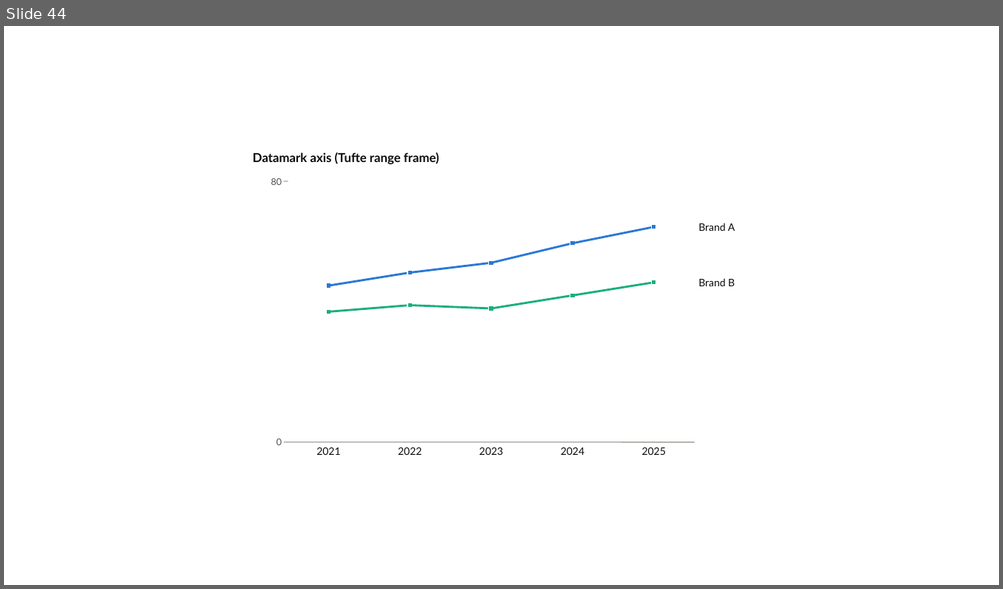
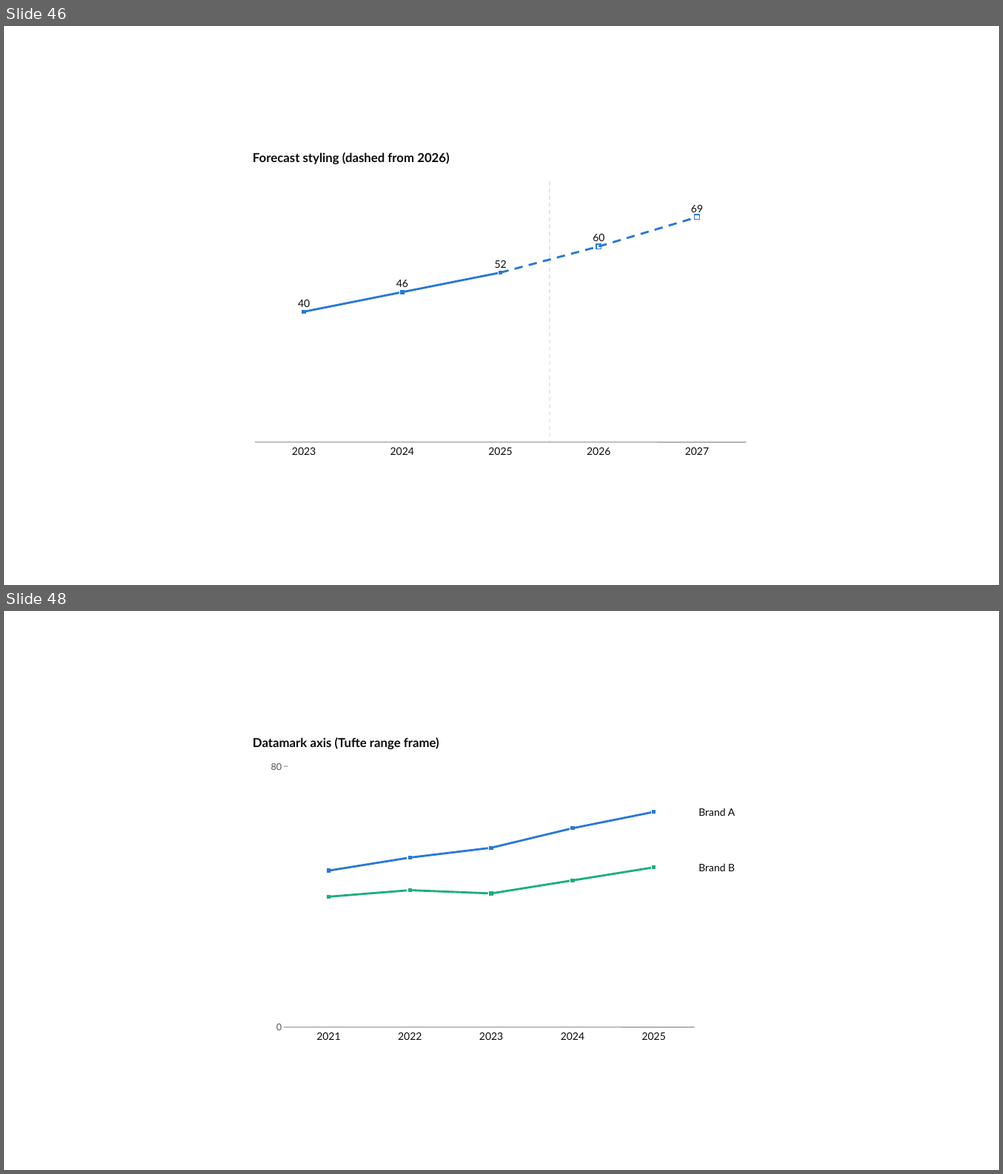
Before and after one commit to dannbleeker/PowerChart, a slide deck: examples/showcase.pptx. Shown one above the other, each under a label of ours: slide 44 before the commit, slides 46 and 48 after it; the slides between them are not shown. The pictures are 1003x589 and 1003x1174 pixels, drawn with LibreOffice and Linux fonts; fonts in the diff are those of the drawing. Boxes give left, top, right and bottom in pixels: in the first picture for what was removed or moved away, otherwise in the second. Text is boxed around its words. In the diff, an @@ line names an element or a change of style, - is before the commit and + after.

```diff
--- a/examples/showcase.pptx
+++ b/examples/showcase.pptx
@@ slide 46 added at (x1=4, y1=26, x2=999, y2=585), background #FFFFFF @@
@@ text added at (x1=253, y1=153, x2=449, y2=164), 12 pt, text #0B0B0B, bold @@
+Forecast styling (dashed from 2026)
@@ line added from (549, 181) to (549, 443), #E1E0D9 1 pt dashed @@
@@ line added from (599, 247) to (697, 217), #2A78D6 2 pt dashed @@
@@ text added at (x1=691, y1=205, x2=703, y2=215), 10 pt, text #0B0B0B @@
+69
@@ rectangle added at (x1=694, y1=215, x2=700, y2=220), fill #FFFFFF, outline #2A78D6 1 pt @@
@@ line added from (500, 273) to (599, 247), #2A78D6 2 pt dashed @@
@@ text added at (x1=592, y1=234, x2=604, y2=244), 10 pt, text #0B0B0B @@
+60
@@ rectangle added at (x1=597, y1=244, x2=602, y2=249), fill #FFFFFF, outline #2A78D6 1 pt @@
@@ text added at (x1=495, y1=261, x2=506, y2=268), 10 pt, text #0B0B0B @@
+52
@@ text added at (x1=396, y1=280, x2=408, y2=287), 10 pt, text #0B0B0B @@
+46
@@ rectangle added at (x1=399, y1=290, x2=404, y2=295), fill #2A78D6, outline #FFFFFF 1 pt @@
@@ line added from (402, 292) to (500, 273), #2A78D6 2 pt @@
@@ rectangle added at (x1=498, y1=270, x2=504, y2=275), fill #2A78D6, outline #FFFFFF 1 pt @@
@@ text added at (x1=298, y1=300, x2=310, y2=307), 10 pt, text #0B0B0B @@
+40
@@ rectangle added at (x1=301, y1=309, x2=307, y2=315), fill #2A78D6, outline #FFFFFF 1 pt @@
@@ line added from (304, 312) to (402, 292), #2A78D6 2 pt @@
@@ line added from (255, 443) to (745, 443), #A5A49E 1 pt @@
@@ text added at (x1=292, y1=448, x2=316, y2=455), 10 pt, text #0B0B0B @@
+2023
@@ text added at (x1=390, y1=448, x2=414, y2=455), 10 pt, text #0B0B0B @@
+2024
@@ text added at (x1=488, y1=448, x2=512, y2=455), 10 pt, text #0B0B0B @@
+2025
@@ text added at (x1=586, y1=448, x2=610, y2=455), 10 pt, text #0B0B0B @@
+2026
@@ text added at (x1=685, y1=448, x2=708, y2=455), 10 pt, text #0B0B0B @@
+2027
@@ what was slide 44 is now slide 48 @@
```
Also in this commit, not shown: 1 slide changed, 3 other slides added, 17 other files.
